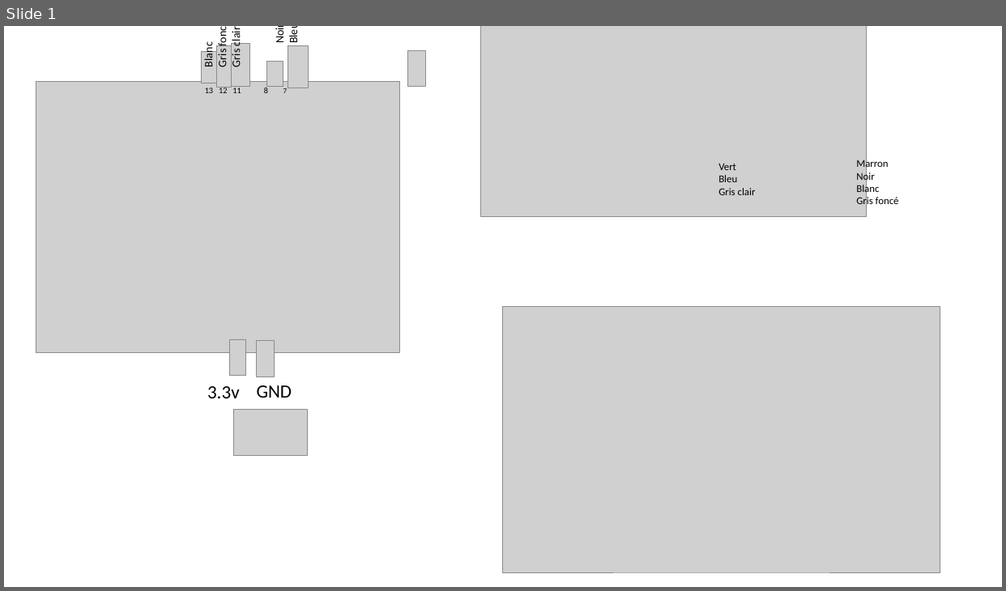
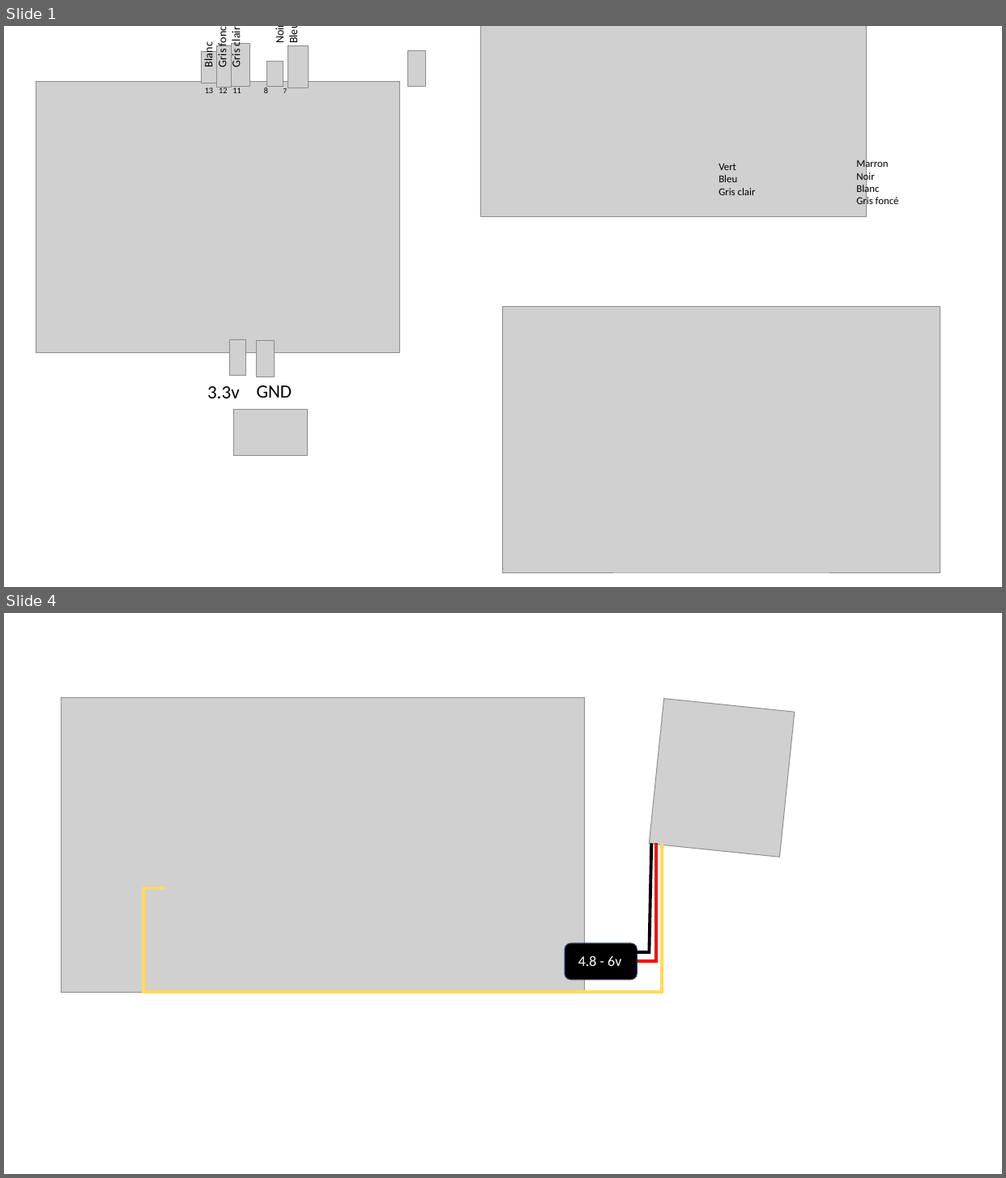
Before and after one commit to Marmouset-69/IOT, a slide deck: docs/Gravitrax/Arduino-code/cablage.pptx. Shown one above the other, each under a label of ours: slide 1 before the commit, slides 1 and 4 after it; the slides between them are not shown. The pictures are 1006x591 and 1006x1178 pixels, drawn with LibreOffice and Linux fonts; fonts in the diff are those of the drawing; grey boxes stand for pictures. Boxes give left, top, right and bottom in pixels: in the first picture for what was removed or moved away, otherwise in the second. Text is boxed around its words. In the diff, an @@ line names an element or a change of style, - is before the commit and + after.

```diff
--- a/docs/Gravitrax/Arduino-code/cablage.pptx
+++ b/docs/Gravitrax/Arduino-code/cablage.pptx
@@ slide 4 added at [4, 613, 1002, 1174], background #FFFFFF @@
@@ picture added at [61, 697, 585, 993] @@
@@ picture added at [649, 699, 795, 858] @@
@@ line added from (651, 845) to (650, 952), #000000 3 pt @@
@@ line added from (656, 844) to (656, 962), #FF0000 3 pt @@
@@ line added from (661, 844) to (661, 993), #FFD966 3 pt @@
@@ line added from (143, 888) to (143, 993), #FFD966 3 pt @@
@@ line added from (143, 888) to (164, 888), #FFD966 3 pt @@
@@ rounded rectangle added at [565, 944, 637, 980], fill #000000, outline #1E3256 1 pt @@
@@ line added from (632, 952) to (650, 952), #000000 3 pt @@
@@ text added at [578, 956, 621, 966], 14 pt, text #FFFFFF @@
+4.8 - 6v
@@ line added from (656, 962) to (593, 962), #FF0000 3 pt @@
@@ line added from (661, 993) to (143, 993), #FFD966 3 pt @@
```
Also in this commit, not shown: 2 other slides added, 17 other files.
